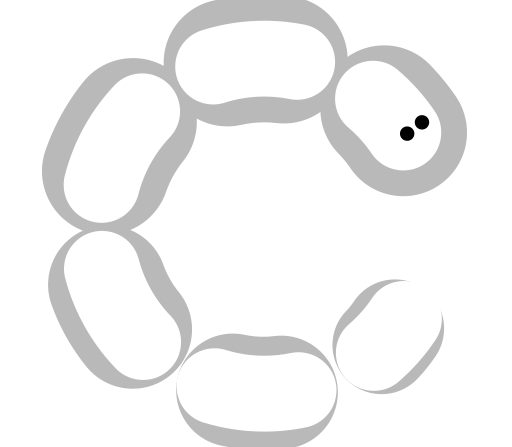
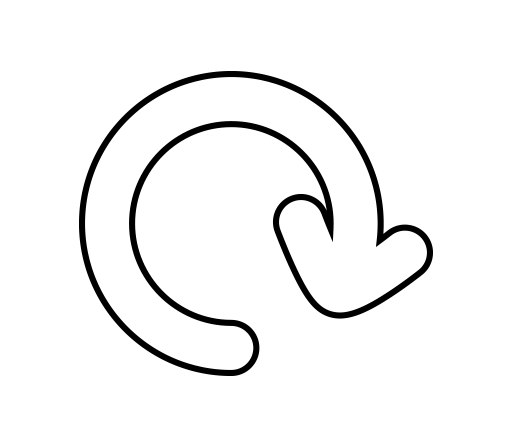
Revision of a layered 512 x 447 image; what changed, layer by layer:
added layer "Vector Smart Object" (1st of 3) above "Vector Smart Object" over [79, 71, 433, 376]
hid "Vector Smart Object" (3rd of 3) over [42, 0, 467, 447]
